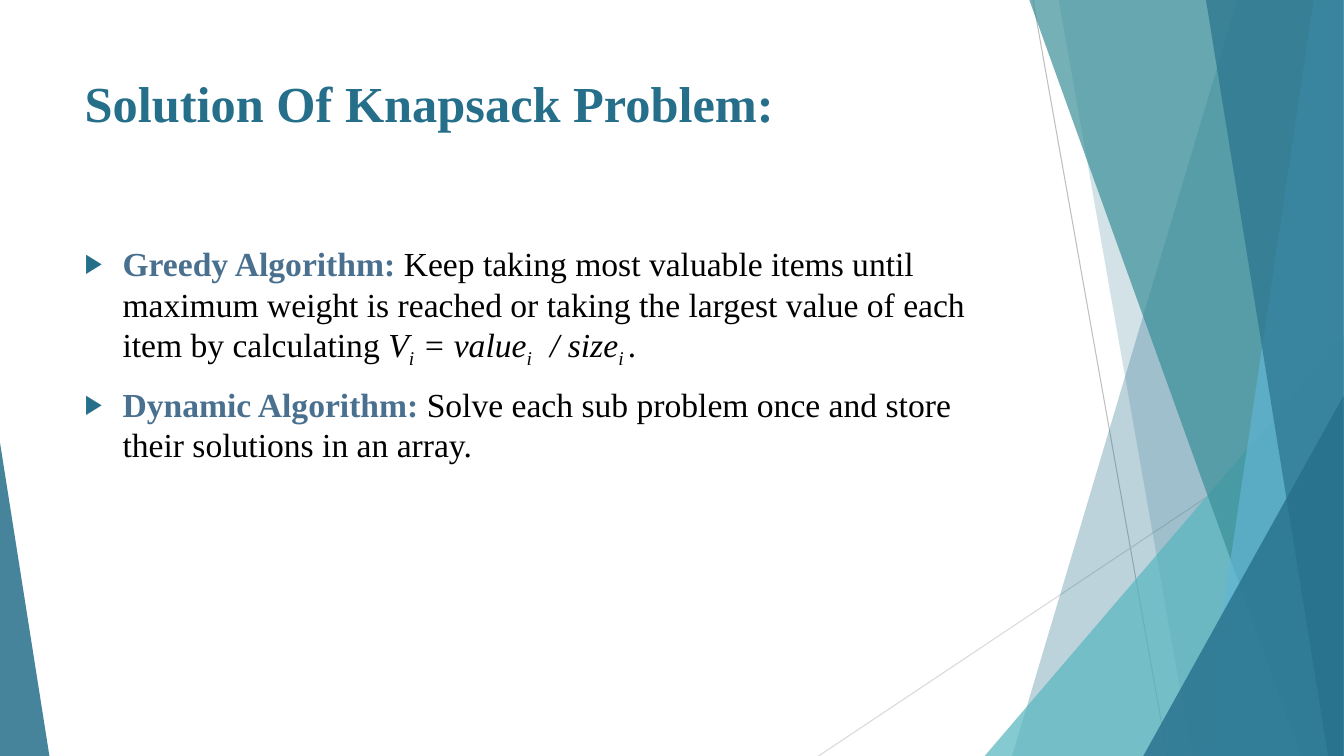
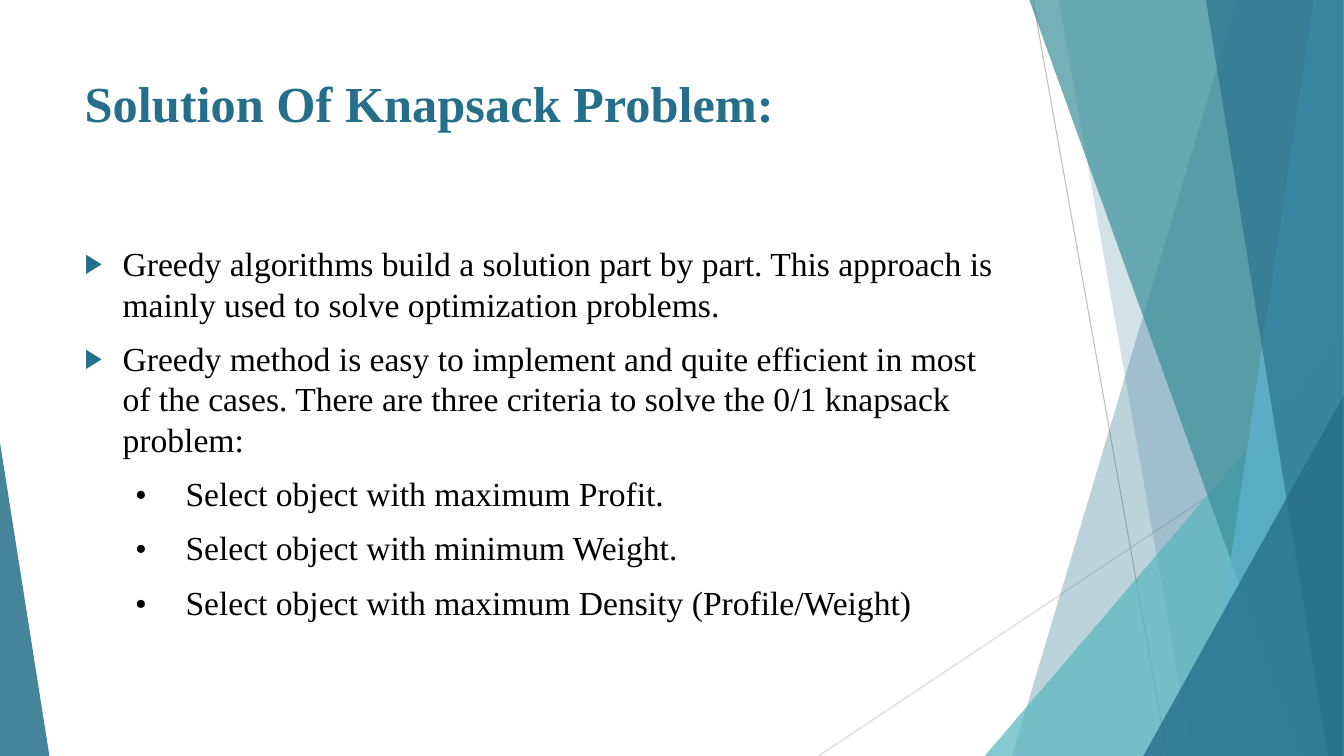
Before and after one commit to IAMUZAIRMEHMOOD/DSA_Project, a slide deck: slide 7 of Kanpsack.pptx (slide 5 before the commit). Drawn at 1344x756 pixels with LibreOffice and Linux fonts; fonts in the diff are those of the drawing. Boxes give left, top, right and bottom in pixels: in the first picture for what was removed or moved away, otherwise in the second. Text is boxed around its words. In the diff, an @@ line names an element or a change of style, - is before the commit and + after.

```diff
--- a/Kanpsack.pptx
+++ b/Kanpsack.pptx
@@ text at [123,252,992,621]: text changed @@
-▶ Greedy Algorithm: Keep taking most valuable items until maximum weight is reached or taking the largest value of each item by calculating Vi = valuei / sizei .
-▶ Dynamic Algorithm: Solve each sub problem once and store their solutions in an array.
+▶ Greedy algorithms build a solution part by part. This approach is mainly used to solve optimization problems.
+▶ Greedy method is easy to implement and quite efficient in most of the cases. There are three criteria to solve the 0/1 knapsack problem:
+• Select object with maximum Profit.
+• Select object with minimum Weight.
+• Select object with maximum Density (Profile/Weight)
```
Also in this commit, not shown: 2 other slides changed, 5 slides added, 2 slides removed, 4 other files.
